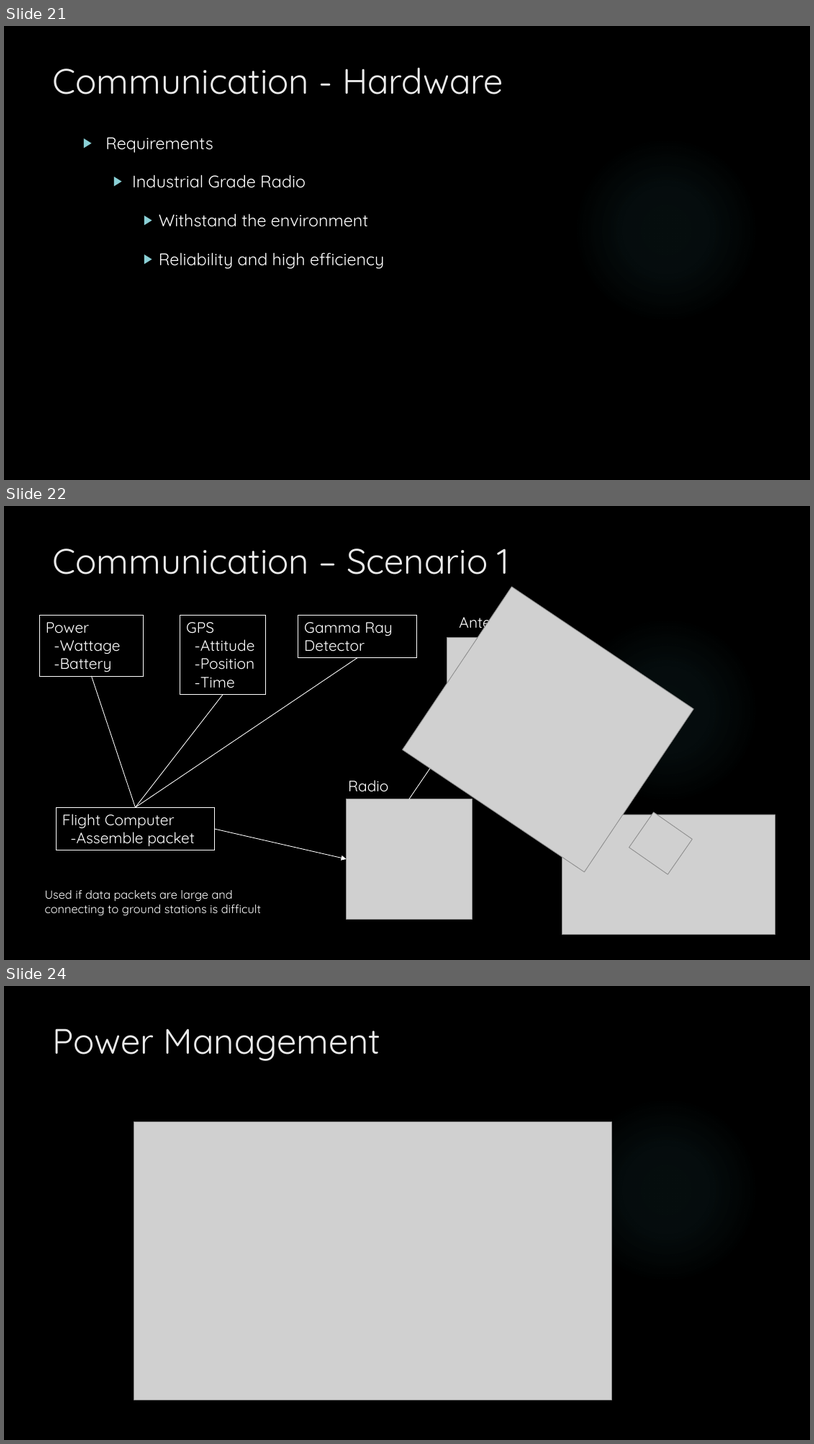
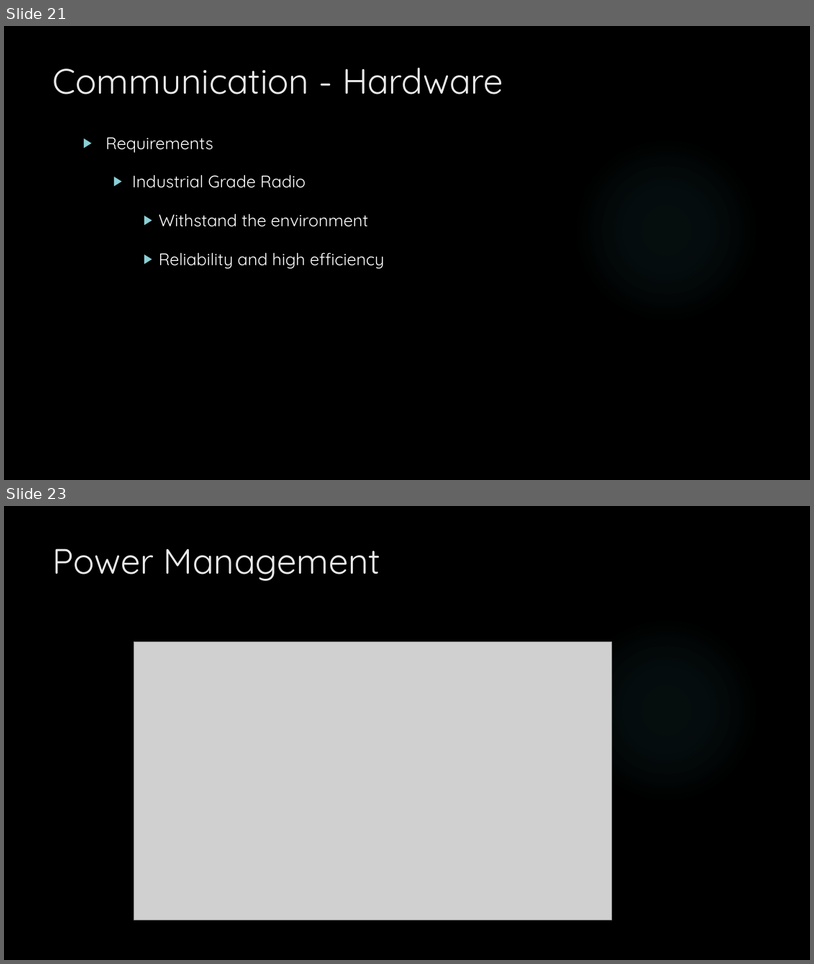
Before and after one commit to HASP-UMN/CubeSat, a slide deck: Presentations/PDR_Presentation.pptx. Shown one above the other, each under a label of ours: slides 21, 22 and 24 before the commit, slides 21 and 23 after it; the slides between them are not shown. The pictures are 814x1444 and 814x964 pixels, drawn with LibreOffice and Linux fonts; fonts in the diff are those of the drawing; grey boxes stand for pictures; background and template pictures are left out. Boxes give left, top, right and bottom in pixels: in the first picture for what was removed or moved away, otherwise in the second. Text is boxed around its words. In the diff, an @@ line names an element or a change of style, - is before the commit and + after.

Commit message:
Added Funcube manual and modified Communication slides
Still need a bit more info on some slides

```diff
--- a/Presentations/PDR_Presentation.pptx
+++ b/Presentations/PDR_Presentation.pptx
@@ slide 22 removed at <box>4,506,810,960</box>, background picture (left out); not listed: 1 template element that a slide beside it also shows @@
@@ title removed at <box>53,548,509,574</box> @@
-Communication – Scenario 1
@@ picture removed at <box>403,587,694,872</box> @@
@@ text removed at <box>459,613,517,632</box> @@
-Antenna
@@ rectangle removed at <box>40,615,143,676</box> @@
-Power
--Wattage
--Battery
@@ rectangle removed at <box>180,615,266,694</box> @@
-GPS
--Attitude
--Position
--Time
@@ rectangle removed at <box>298,615,417,658</box> @@
-Gamma Ray Detector
@@ picture removed at <box>448,637,551,738</box> @@
@@ line removed from (92, 676) to (135, 807) @@
@@ line removed from (358, 658) to (135, 807) @@
@@ line removed from (223, 694) to (135, 807) @@
@@ arrow removed from (409, 799) to (460, 723) @@
@@ text removed at <box>348,780,388,792</box> @@
-Radio
@@ rectangle removed at <box>56,807,214,850</box> @@
-Flight Computer
--Assemble packet
@@ picture removed at <box>347,799,472,919</box> @@
@@ arrow removed from (214, 829) to (347, 859) @@
@@ picture removed at <box>563,814,775,934</box> @@
@@ picture removed at <box>630,812,693,874</box> @@
@@ text removed at <box>45,890,261,916</box> @@
-Used if data packets are large and connecting to ground stations is difficult
@@ what was slide 24 is now slide 23 @@
```
Also in this commit, not shown: 2 slides changed, 1 slide added, 1 other slide removed, 1 other file.
